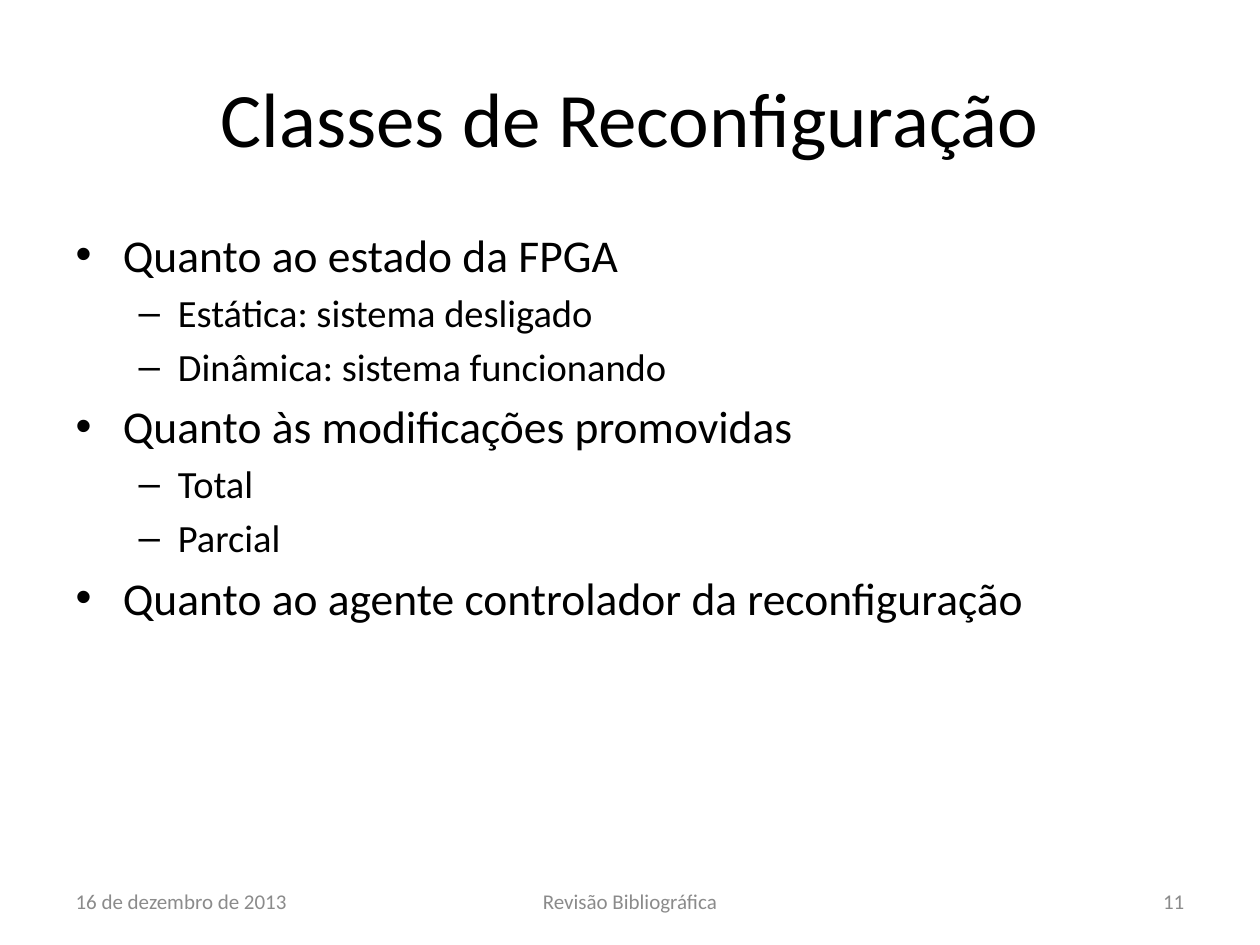
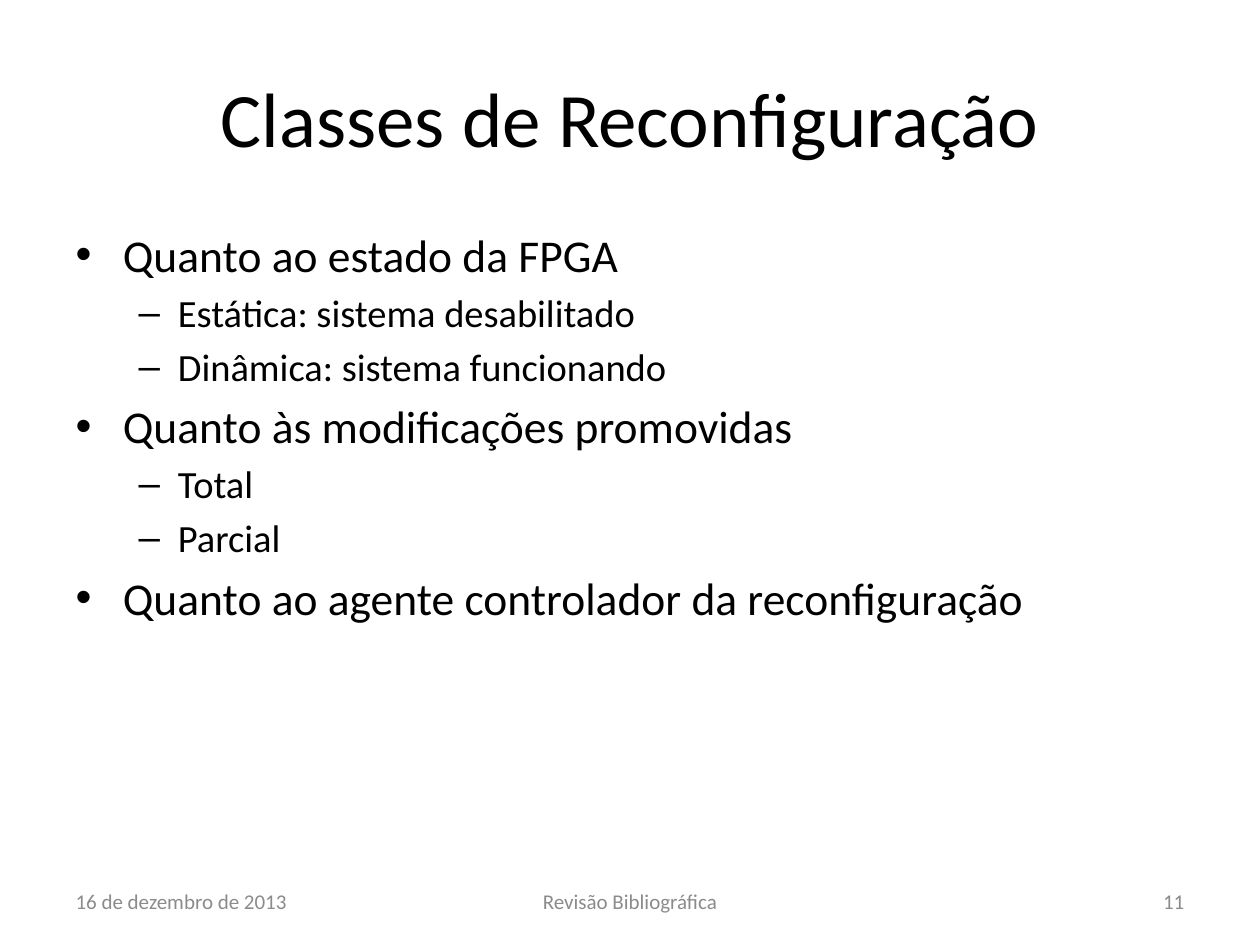
Before and after one commit to lsoliveira459/tg2, a slide deck: slide 11 of Apresentação/Estudo e Implementação de Reconfiguração Dinâmica.pptx. Drawn at 1260x945 pixels with LibreOffice and Linux fonts; fonts in the diff are those of the drawing; background and template pictures are left out. Boxes give left, top, right and bottom in pixels: in the first picture for what was removed or moved away, otherwise in the second. Text is boxed around its words. In the diff, an @@ line names an element or a change of style, - is before the commit and + after.

```diff
--- a/Apresentação/Estudo e Implementação de Reconfiguração Dinâmica.pptx
+++ b/Apresentação/Estudo e Implementação de Reconfiguração Dinâmica.pptx
@@ text at (178, 300, 635, 328): text changed @@
-  – Estática: sistema desligado
+  – Estática: sistema desabilitado
```
Also in this commit, not shown: 1 other file.
